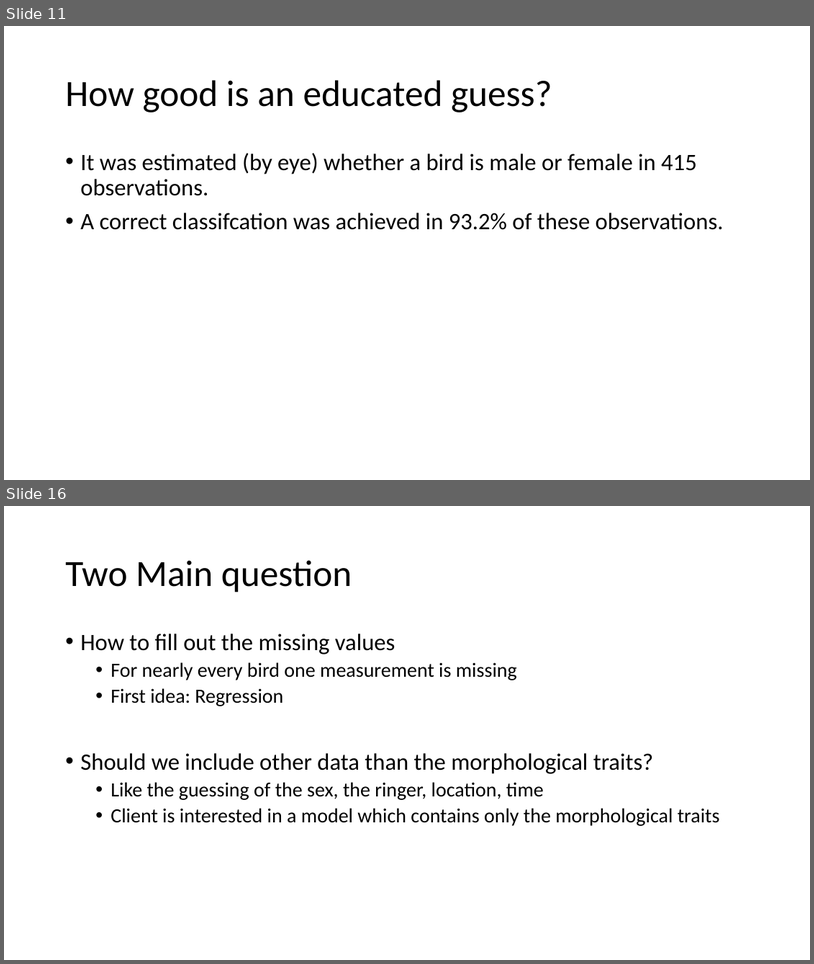
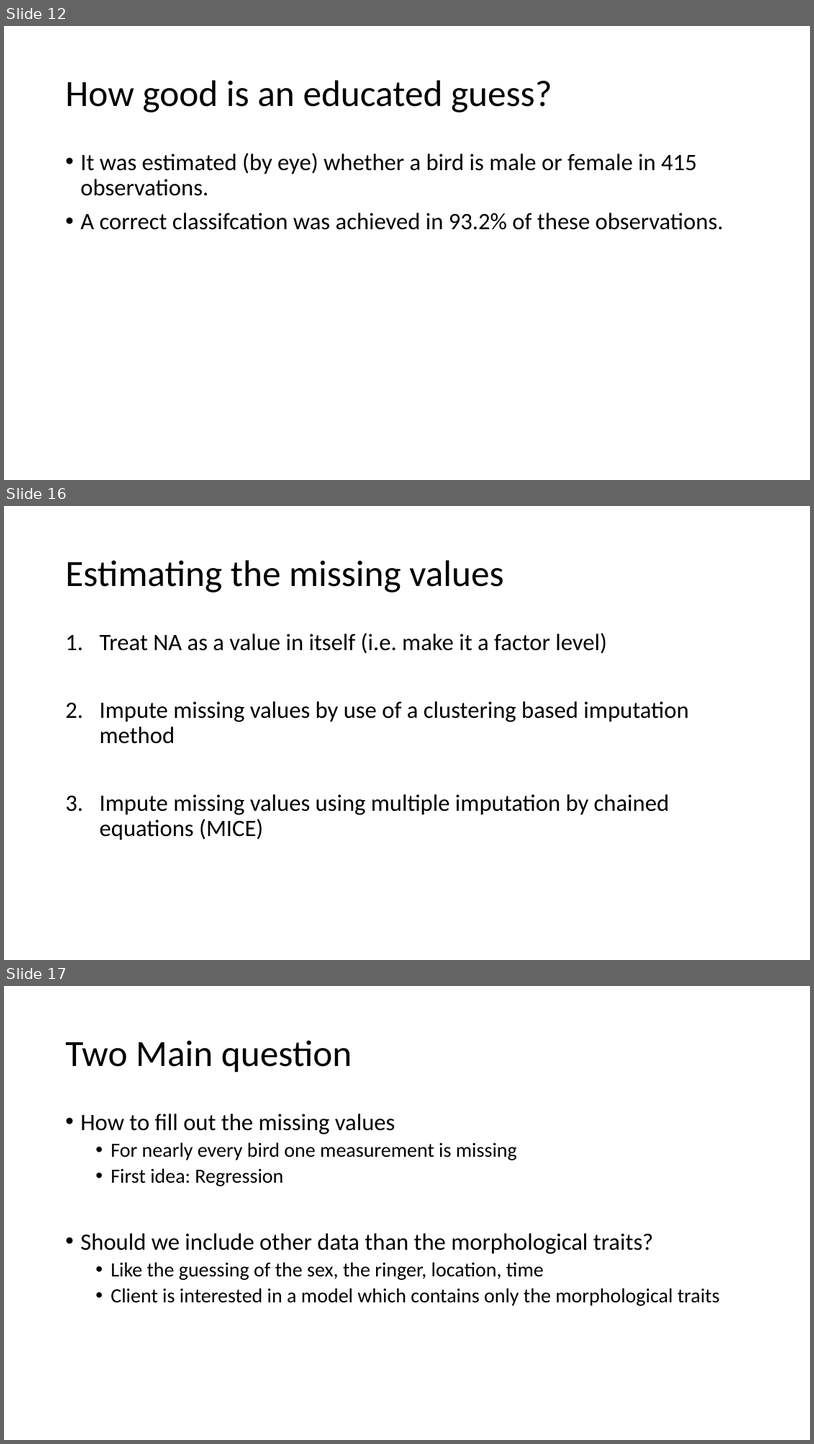
Before and after one commit to AlderCoder/Snow-finches, a slide deck: initial presentation.pptx. Shown one above the other, each under a label of ours: slides 11 and 16 before the commit, slides 12, 16 and 17 after it; the slides between them are not shown. The pictures are 814x964 and 814x1444 pixels, drawn with LibreOffice and Linux fonts; fonts in the diff are those of the drawing. Boxes give left, top, right and bottom in pixels: in the first picture for what was removed or moved away, otherwise in the second. Text is boxed around its words. In the diff, an @@ line names an element or a change of style, - is before the commit and + after.

```diff
--- a/initial presentation.pptx
+++ b/initial presentation.pptx
@@ slide 16 added at [4,506,810,960], background #FFFFFF @@
@@ title added at [65,560,504,592], 44 pt, text #000000 @@
+Estimating the missing values
@@ text added at [100,633,689,840], 28 pt, text #000000 @@
+1. Treat NA as a value in itself (i.e. make it a factor level)
+2. Impute missing values by use of a clustering based imputation method
+3. Impute missing values using multiple imputation by chained equations (MICE)
@@ what was slide 11 is now slide 12 @@
@@ what was slide 16 is now slide 17 @@
```
Also in this commit, not shown: 3 slides changed, 4 other slides added, 2 slides removed, 1 other file.
